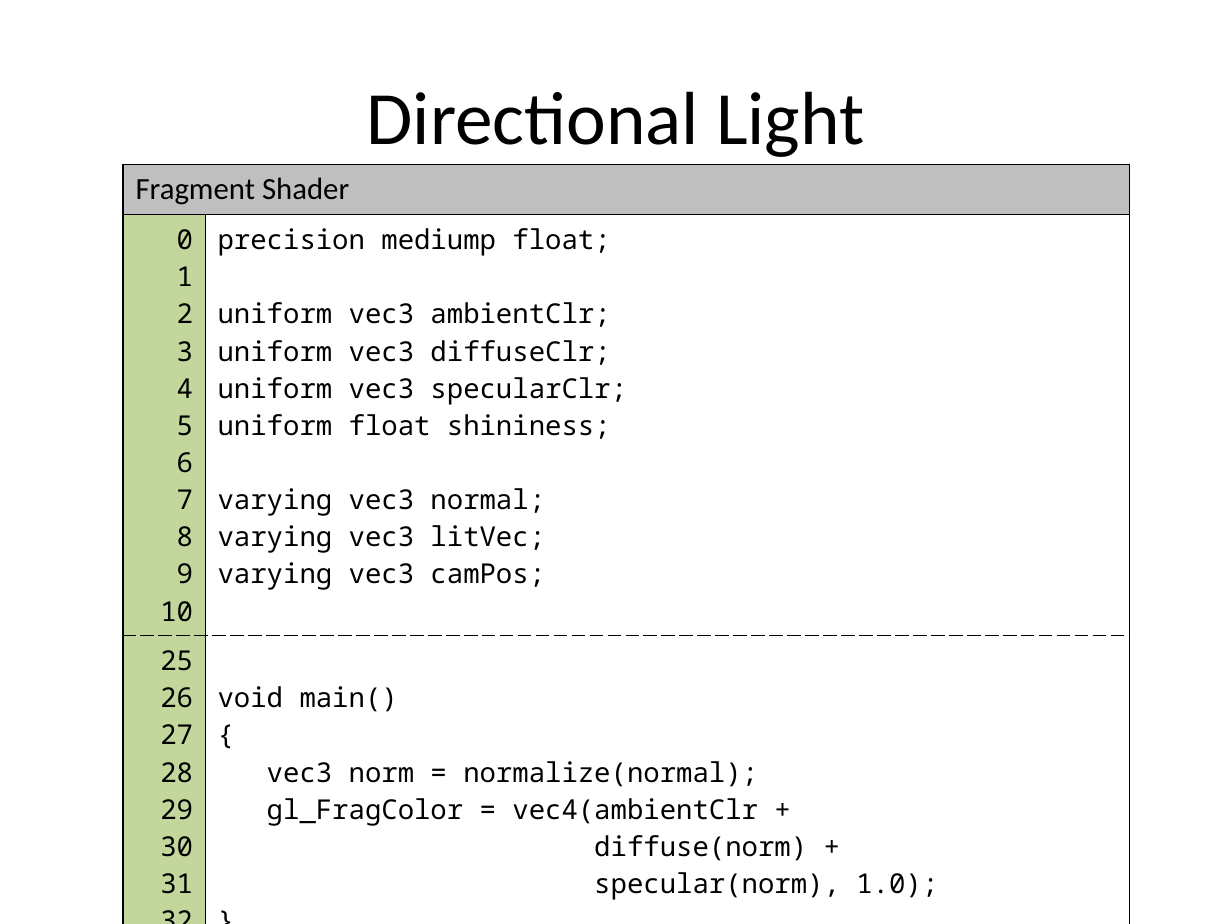
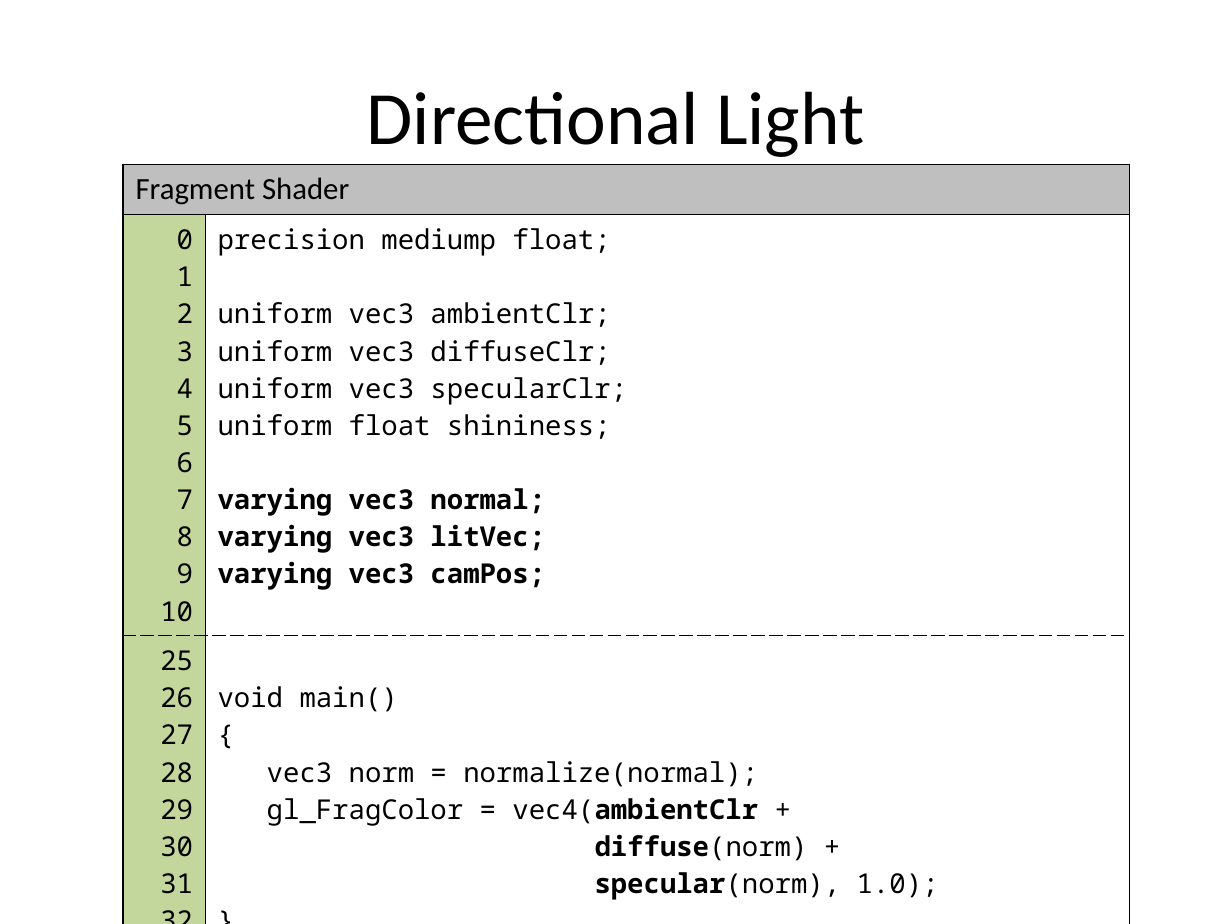
Before and after one commit to grantnelson-wf/webgl-fun, a slide deck: slide 10 of docs/Slides.pptx (slide 9 before the commit). Drawn at 1232x924 pixels with LibreOffice and Linux fonts; fonts in the diff are those of the drawing; background and template pictures are left out. Boxes give left, top, right and bottom in pixels: in the first picture for what was removed or moved away, otherwise in the second. Text is boxed around its words. In the diff, an @@ line names an element or a change of style, - is before the commit and + after.

```diff
--- a/docs/Slides.pptx
+++ b/docs/Slides.pptx
@@ table at <box>123,164,1130,904</box> @@
@@ bold on in "varying vec3 normal;", "varying vec3 litVec;", "varying vec3 camPos;", "vec4(ambientClr" and 2 more places @@
```
Also in this commit, not shown: 17 other slides changed, 12 slides added, 3 slides removed, 1 other file.
